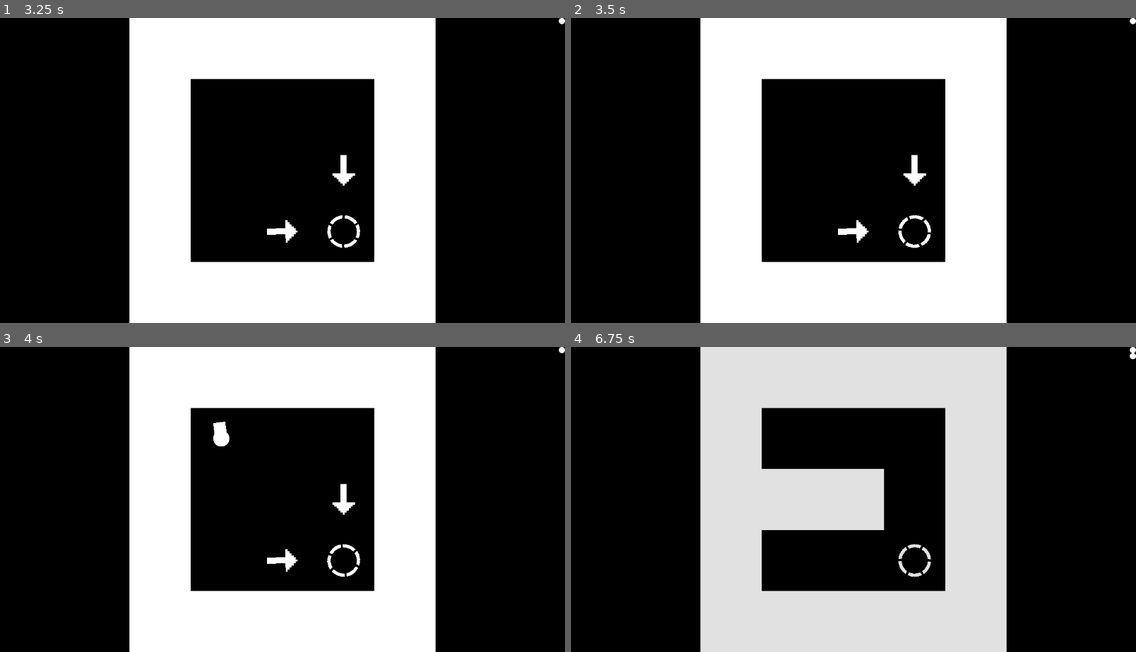
Above: before the commit, frames 1-4 (two rows, left to right).
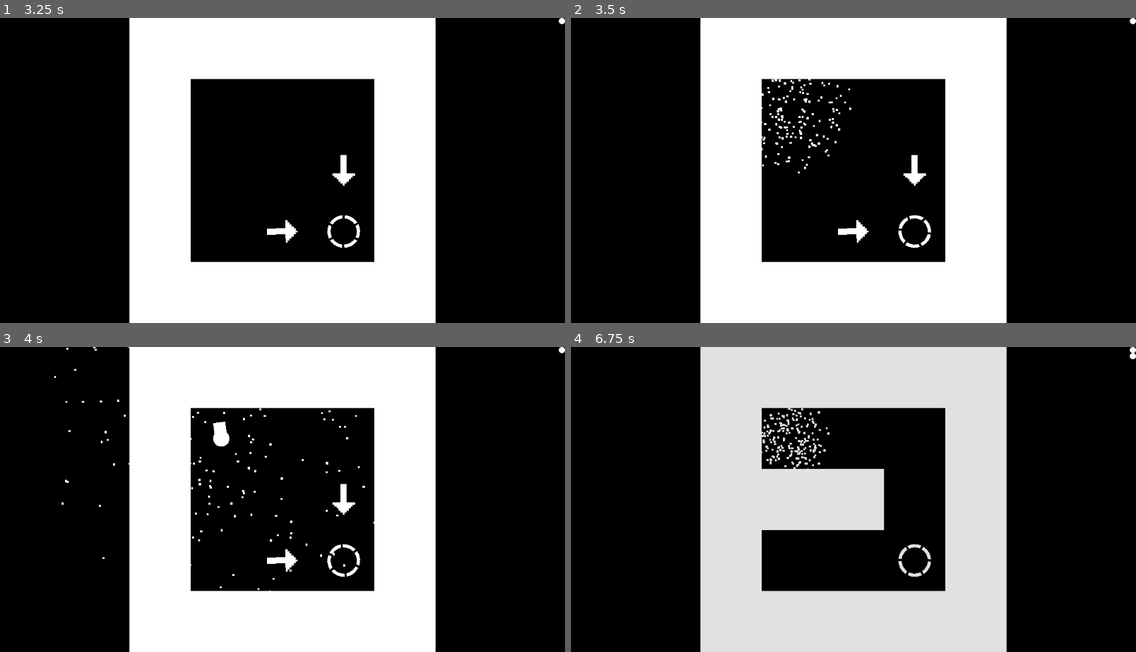
Above: after the commit, the same moments.

Repository: Christmas-Missionary/one_button_2024
Game: Godot game, scene res://src/starting_up.tscn
The game is run twice, just before and just after one commit, with the same random seed, the same clock (stepped at 60 frames per second) and the same inputs. Sound files missing from this copy of the repository are replaced by a short silence.
Inputs:
- Up to frame 1 (3.25 s): tap Enter at 0.5, 2.75 s; hold Space (OneButton) 0.53-1.28 s; tap Space (OneButton) at 1.35, 2.85 s; hold Space (OneButton) 2.03-2.78 s
- Up to frame 2 (3.5 s): no input
- Up to frame 3 (4 s): hold Space (OneButton) from 3.53 s (still down)
- Up to frame 4 (6.75 s): release Space (OneButton) at 4.28 s; tap Space (OneButton) at 4.35, 5.85 s; hold Space (OneButton) 5.03-5.78 s; hold Space (OneButton) from 6.53 s (still down)

Frame 1 is identical in both runs. In frame 2, 0.5% of the frame differs, in the area x 33-50%, y 19-52%; in frame 3, 0.3%; in frame 4, 0.5%, in the area x 33-46%, y 19-40%.

Commit message:
player particles

Diff:
--- a/src/lv_animation.gd
+++ b/src/lv_animation.gd
@@ -4,6 +4,7 @@
 @onready var _audio: = $Audio as AudioStreamPlayer
 @onready var _maze: = $"../Maze" as Maze
 @onready var _bullet_pool: Node = $/root/Main/BulletPool
+@onready var _particles_pool: Node = $/root/Main/ParticlesPool
 
 func _play() -> void:
 	_anime.play(&"Fade")
@@ -11,5 +12,5 @@
 	await _audio.finished
 	_maze.level += 1
 	get_tree().set_pause(false)
-	for bullet: Node in _bullet_pool.get_children():
-		bullet.queue_free()
+	for node: Node in (_bullet_pool.get_children() + _particles_pool.get_children()):
+		node.queue_free()
--- a/src/main.tscn
+++ b/src/main.tscn
@@ -71,6 +71,8 @@
 texture_filter = 1
 metadata/_edit_lock_ = true
 
+[node name="ParticlesPool" type="Node2D" parent="."]
+
 [node name="BulletPool" type="Node2D" parent="."]
 metadata/_edit_lock_ = true
 
@@ -123,10 +125,10 @@
 
 [node name="LVAnimation" type="ColorRect" parent="."]
 process_mode = 3
-offset_left = -30.0
-offset_top = -30.0
-offset_right = 1970.0
-offset_bottom = 1970.0
+offset_left = -1000.0
+offset_top = -1000.0
+offset_right = 2000.0
+offset_bottom = 2000.0
 color = Color(0, 0, 0, 0)
 script = ExtResource("6_a8la6")
 metadata/_edit_lock_ = true
--- a/src/player.gd
+++ b/src/player.gd
@@ -2,8 +2,9 @@
 
 @onready var _shoot: = $Shoot as AudioStreamPlayer
 @onready var _death: = $Death as AudioStreamPlayer
+@onready var _cooldown: = $Cooldown as Timer
 @onready var _bullet_pool: Node = $/root/Main/BulletPool
-@onready var _cooldown: = $Cooldown as Timer
+@onready var _particles_pool: Node = $/root/Main/ParticlesPool
 
 func _physics_process(delta: float) -> void:
 	const _ROT_SPEED: float = PI / 1.2
@@ -33,6 +34,10 @@
 
 func check_for_bullet(body: Node2D) -> void:
 	if body is Bullet:
+		((preload("res://src/player_exploding.tscn")
+		.instantiate() as PlayerParticles)
+		.as_child_to(_particles_pool)
+		.spawn(transform))
 		for bullet: Node in _bullet_pool.get_children():
 			bullet.queue_free()
 		hide()
--- /dev/null
+++ b/src/player_exploding.gd
@@ -0,0 +1,10 @@
+extends GPUParticles2D
+class_name PlayerParticles
+
+func as_child_to(parent: Node) -> PlayerParticles:
+	parent.add_child(self)
+	return self
+
+func spawn(trans: Transform2D) -> void:
+	transform = trans
+	emitting = true
--- /dev/null
+++ b/src/player_exploding.tscn
@@ -0,0 +1,32 @@
+[gd_scene load_steps=5 format=3 uid="uid://q7ipmngla1wn"]
+
+[ext_resource type="Script" path="res://src/player_exploding.gd" id="1_x1xjj"]
+
+[sub_resource type="Gradient" id="Gradient_r0onu"]
+offsets = PackedFloat32Array(0.714592, 1)
+colors = PackedColorArray(1, 1, 1, 1, 1, 1, 1, 0)
+
+[sub_resource type="GradientTexture1D" id="GradientTexture1D_tsafq"]
+gradient = SubResource("Gradient_r0onu")
+
+[sub_resource type="ParticleProcessMaterial" id="ParticleProcessMaterial_okmwa"]
+particle_flag_disable_z = true
+emission_shape = 1
+emission_sphere_radius = 6.0
+orbit_velocity_min = 9.49949e-08
+orbit_velocity_max = 0.1
+radial_velocity_min = 9.99998
+radial_velocity_max = 100.0
+gravity = Vector3(0, 0, 0)
+color_ramp = SubResource("GradientTexture1D_tsafq")
+
+[node name="PlayerExploding" type="GPUParticles2D"]
+emitting = false
+amount = 200
+process_material = SubResource("ParticleProcessMaterial_okmwa")
+lifetime = 10.0
+one_shot = true
+explosiveness = 1.0
+script = ExtResource("1_x1xjj")
+
+[connection signal="finished" from="." to="." method="queue_free"]
